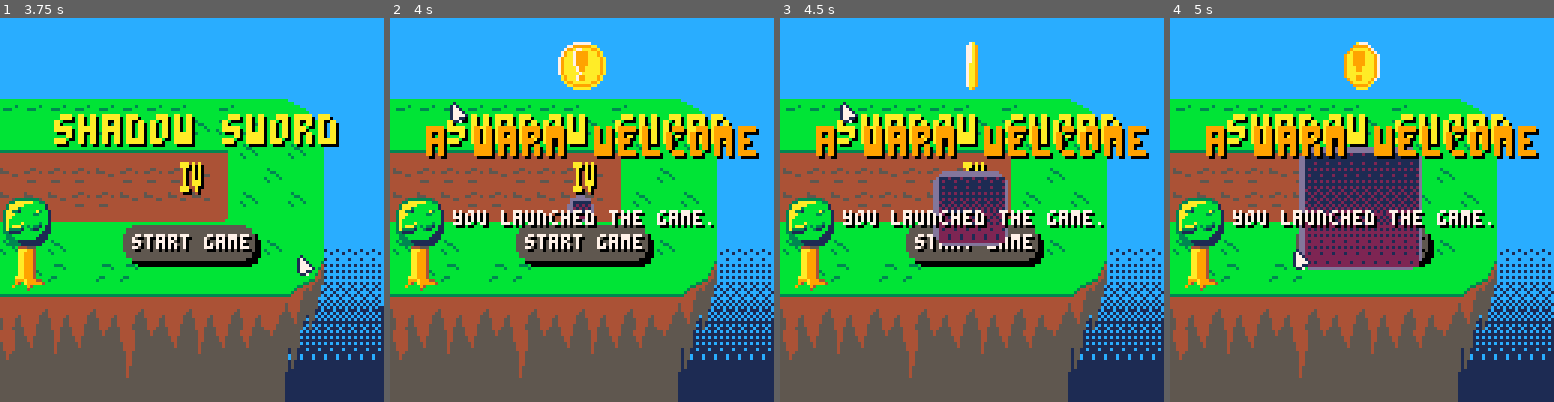
Above: before the commit, frames 1-4 (left to right).
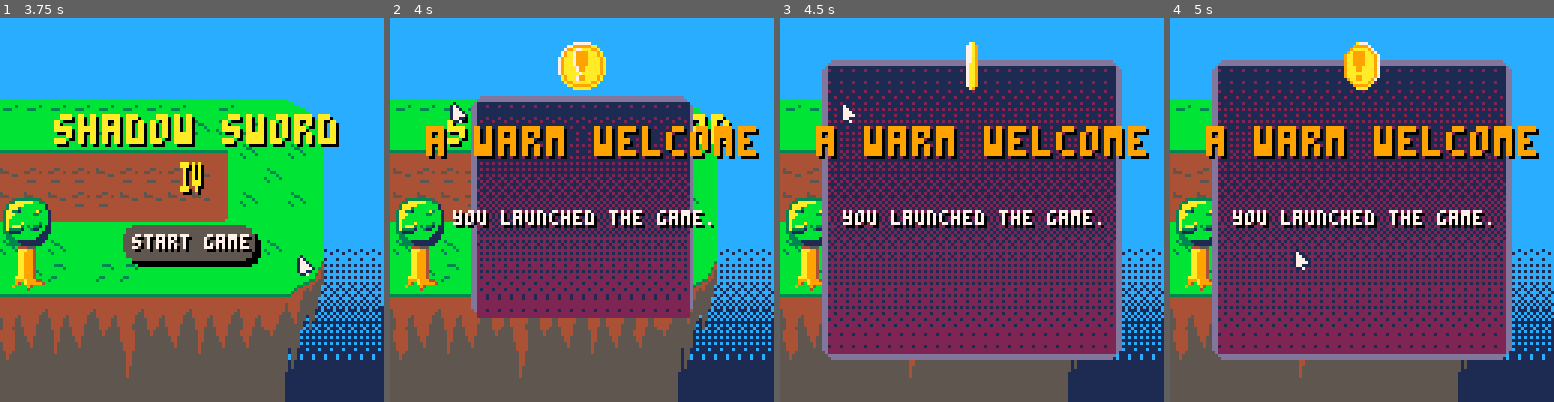
Above: after the commit, the same moments.

Repository: Mastoast/LDJam58
Game: PICO-8 cartridge ldjam58.p8
The game is run twice, just before and just after one commit, with the same random seed, the same clock (stepped at 60 frames per second) and the same inputs.
Inputs (mouse positions are in pixels of both pictures, inside the frame that each line leads up to):
- Up to frame 1 (3.75 s): tap X (X key) at 0.33, 1.07, 1.85, 2.97 s; click (280, 121) at 0.67 s; tap O (Z key) at 0.7, 1.7, 2.1, 2.5, 2.9, 3.3, 3.7 s; click (46, 267) at 1.22 s; hold Right 1.6-2.1 s; click (107, 114) at 1.77 s; hold Up 2.15-2.42 s; click (172, 259) at 2.32 s; hold Right 2.47-3.03 s; click (234, 106) at 2.87 s; hold Left 3.08-3.58 s; click (295, 256) at 3.42 s; hold Down from 3.63 s (still down)
- Up to frame 2 (4 s): release Down at 3.97 s; click (451, 102) at 3.97 s
- Up to frame 3 (4.5 s): hold Right from 4.02 s (still down); tap X (X key) at 4.08 s; tap O (Z key) at 4.1 s
- Up to frame 4 (5 s): tap O (Z key) at 4.5, 4.9 s; click (1292, 248) at 4.52 s; release Right at 4.68 s; hold Up from 4.73 s (still down)

Frame 1 is identical in both runs. In frame 2, 28% of the frame differs, in the area x 21-79%, y 20-79%; in frame 3, 53%, in the area x 10-90%, y 10-90%; in frame 4, 48%.

Commit message:
Faster popup + particles

Diff:
--- a/main.lua
+++ b/main.lua
@@ -88,6 +88,7 @@
     end
     credit_update()
     update_inputs()
+    update_particles()
 end
 
 function update_level()
@@ -132,7 +133,9 @@
             del(objects, o)
         end
     end
-
+end
+
+function update_particles()
     for a in all(particles) do
         a:update()
     end
@@ -156,13 +159,14 @@
         o:draw()
     end
 
+    -- UI
+    if gstate == 2 then draw_popup() end
+
     -- draw particles
     for a in all(particles) do
         a:draw()
     end
 
-    -- UI
-    if gstate == 2 then draw_popup() end
     mouse:draw()
     printable = stat(32).." "..stat(33)
     -- print(printable, cam.x + 80, cam.y, 15)
--- a/menu.lua
+++ b/menu.lua
@@ -156,6 +156,7 @@
         if music_on == true and sfx_on == true then
             sound_up()
         end
+        click_valid()
     end
     --general_sound.on_click =
     local music = create(text, x + 64, y + 42)
@@ -174,6 +175,7 @@
         if music_on == false then
             unlock_badge("sad_hector")
         end
+        click_valid()
     end
 
     local sound_effects = create(text, x + 64, y + 52)
@@ -187,6 +189,7 @@
     sound_effects_cb.on_click = function(self)
         checkbox.on_click(self)
         sfx_on = self.checked
+        click_valid()
     end
 
     local bckbtn = create(text, x, y)
--- a/objects.lua
+++ b/objects.lua
@@ -131,7 +131,7 @@
 
 function badge.on_click(self)
     local achievement = all_achievements[self.achievement_index]
-    init_popup(achievement, 7)
+    init_popup(achievement, 7, 10, false)
     psfx("ko1")
 end
 
--- a/popup.lua
+++ b/popup.lua
@@ -1,7 +1,9 @@
-function init_popup(achievement, anim_time)
+function init_popup(achievement, anim_time, btn_time, isnew)
     ptime = 0
-    panim_time = anim_time or (achievement.unlocked and 180) or 15
+    panim_time = anim_time or (achievement.unlocked and 15) or 10
+    pbtn_time = btn_time or (achievement.unlocked and 170) or 15
     pratio = 0
+    pnew = isnew or false
     popup_objects = {}
     gstate = 2
     --
@@ -33,7 +35,7 @@
     local safe_distance = 1
     if #incoming_popups > 0 and abs(cam.x - tcam.x) < safe_distance and abs(cam.x - tcam.x) < safe_distance then
         pmusic("fanfare")
-        init_popup(incoming_popups[1])
+        init_popup(incoming_popups[1], 15, 170, true)
         del(incoming_popups, incoming_popups[1])
     end
 end
@@ -61,13 +63,19 @@
 end
 
 function popup_animation()
-    while ptime < panim_time do
+    while ptime < pbtn_time do
         yield()
     end
     local cbtn = create(button, cam.x + 64, cam.y + 90, 8, 8, popup_objects)
     cbtn.text = "ok"
     cbtn.c = 9
     cbtn:init()
+    if pnew then
+        spawn_particles(5, 3, cbtn.x, cbtn.y, 10)
+        spawn_particles(5, 3, cbtn.x + 8, cbtn.y + 8, 10)
+        spawn_particles(5, 3, cbtn.x + 8, cbtn.y, 10)
+        spawn_particles(5, 3, cbtn.x, cbtn.y + 8, 10)
+    end
     while not (on_cursor(cbtn) and btnp(❎)) do
         cbtn.hover = on_cursor(cbtn)
         yield()
--- a/sounds.lua
+++ b/sounds.lua
@@ -54,5 +54,5 @@
     if not music_on then return end
     local msc = musics[code]
     if not msc then printh("NO MUSIC: "..code) return end
-    music(msc, 0, 15)
+    music(msc, 0)
 end
